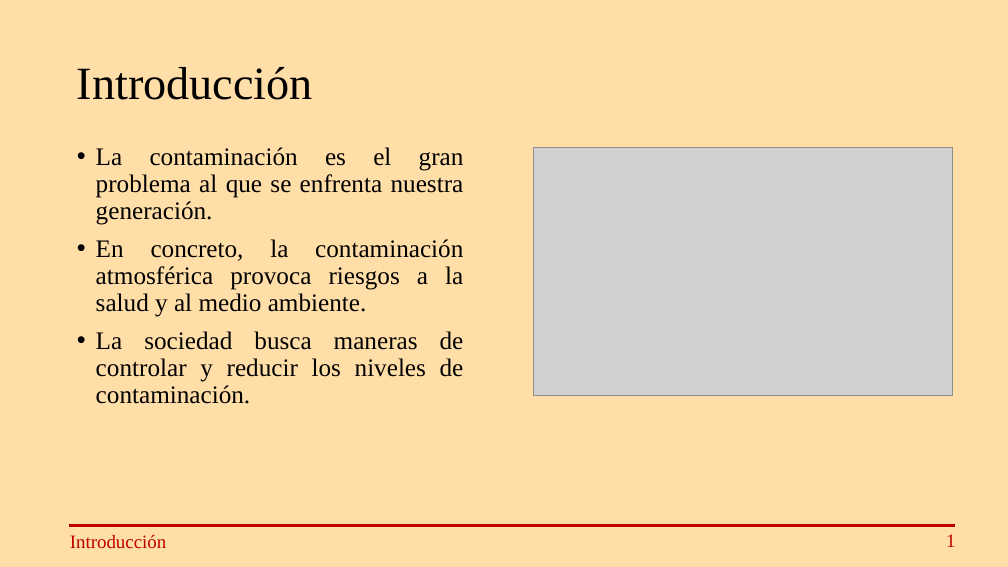
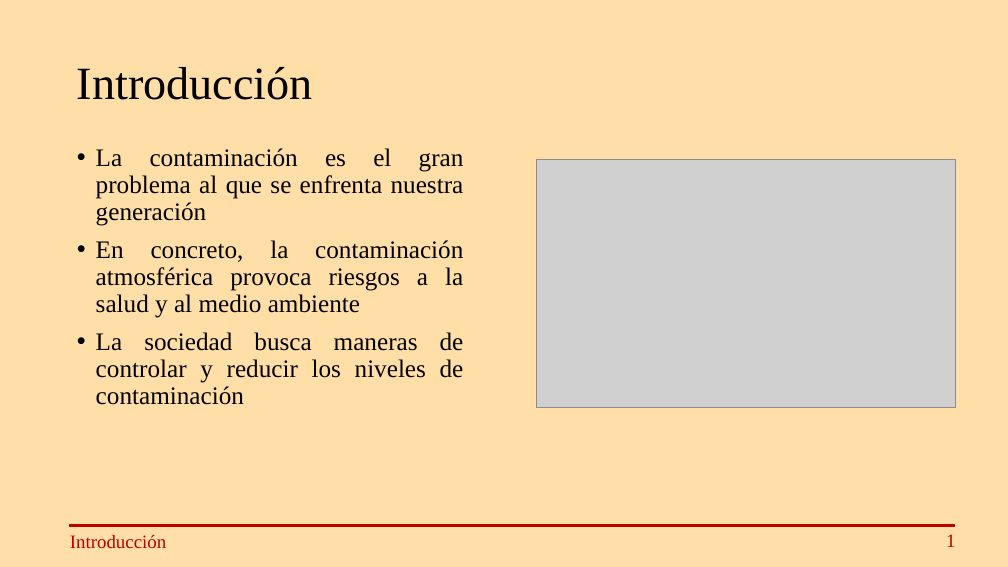
Before and after one commit to IsmaelMira/TFG, a slide deck: slide 3 of PresentacionTFG.pptx. Drawn at 1008x567 pixels with LibreOffice and Linux fonts; fonts in the diff are those of the drawing; grey boxes stand for pictures. Boxes give left, top, right and bottom in pixels: in the first picture for what was removed or moved away, otherwise in the second. Text is boxed around its words. In the diff, an @@ line names an element or a change of style, - is before the commit and + after.

```diff
--- a/PresentacionTFG.pptx
+++ b/PresentacionTFG.pptx
@@ text at <box>96,148,464,405</box>: text changed @@
-• La contaminación es el gran problema al que se enfrenta nuestra generación.
-• En concreto, la contaminación atmosférica provoca riesgos a la salud y al medio ambiente.
-• La sociedad busca maneras de controlar y reducir los niveles de contaminación.
+• La contaminación es el gran problema al que se enfrenta nuestra generación
+• En concreto, la contaminación atmosférica provoca riesgos a la salud y al medio ambiente
+• La sociedad busca maneras de controlar y reducir los niveles de contaminación
@@ picture: place and size @@
-picture at <box>534,148,953,395</box>
+picture at <box>537,160,956,407</box>
```
Also in this commit, not shown: 18 other slides changed, 5 slides added, 4 other files.
